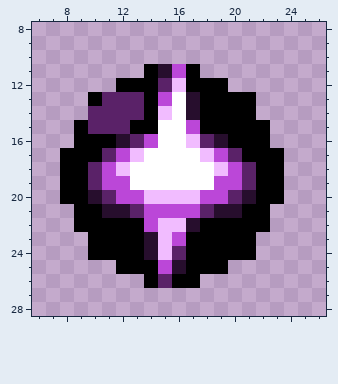
File history of a pixel-art sprite, resources/gfx/items/trinkets/andromeda_eyeofspode.png. Above, as it was before the edit.
The file is 32x32 pixels. Shown: x 6..26, y 8..28.
The same view after the edit:
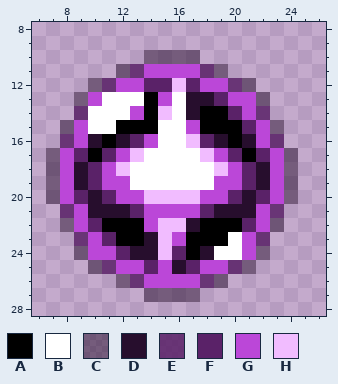
Palette (. is transparent): A #000000  B #ffffff  C #270e2d80  D #270e2d  E #5a2268dc  F #5a2268  G #bb47d8  H #f1bcff
Difference:
{"y":10,"x":14,"old":"....","new":"CCCC"}
{"y":11,"x":12,"old":"..AD","new":"CEGG"}
{"y":11,"x":17,"old":"A..","new":"GEC"}
{"y":12,"x":10,"old":"..AAA","new":"CEGGF"}
{"y":12,"x":17,"old":"AAA..","new":"FGGEC"}
{"y":13,"x":9,"old":".AFFF","new":"CGBBB"}
{"y":13,"x":18,"old":"AAAA.","new":"DFGGC"}
{"y":14,"x":9,"old":".FFFF","new":"EBBBG"}
{"y":14,"x":20,"old":"AA.","new":"FGE"}
{"y":15,"x":8,"old":".AFFF","new":"CGBBA"}
{"y":15,"x":21,"old":"AA.","new":"FGC"}
{"y":16,"x":8,"old":".AA","new":"EGD"}
{"y":16,"x":21,"old":"AA.","new":"DGE"}
{"y":17,"x":7,"old":".AA","new":"CGF"}
{"y":17,"x":22,"old":"AA.","new":"FGC"}
{"y":18,"x":7,"old":".AA","new":"CGD"}
{"y":18,"x":22,"old":"AA.","new":"DGC"}
{"y":19,"x":7,"old":".AA","new":"CGD"}
{"y":19,"x":22,"old":"AA.","new":"DGC"}
{"y":20,"x":7,"old":".AA","new":"CGF"}
{"y":20,"x":22,"old":"AA.","new":"FGC"}
{"y":21,"x":8,"old":".AA","new":"EGD"}
{"y":21,"x":21,"old":"AA.","new":"DGE"}
{"y":22,"x":8,"old":".AA","new":"CGF"}
{"y":22,"x":21,"old":"AA.","new":"FGC"}
{"y":23,"x":9,"old":".AA","new":"EGF"}
{"y":23,"x":20,"old":"AA.","new":"BGE"}
{"y":24,"x":9,"old":".AAAA","new":"CGGFD"}
{"y":24,"x":18,"old":"AAAA.","new":"DBBGC"}
{"y":25,"x":10,"old":"..AAA","new":"CEGGF"}
{"y":25,"x":17,"old":"AAA..","new":"FGGEC"}
{"y":26,"x":12,"old":"..AFAA..","new":"CEGGGGEC"}
{"y":27,"x":14,"old":"....","new":"CCCC"}
{"label":"changed","picture_box":[46,50,298,302]}
